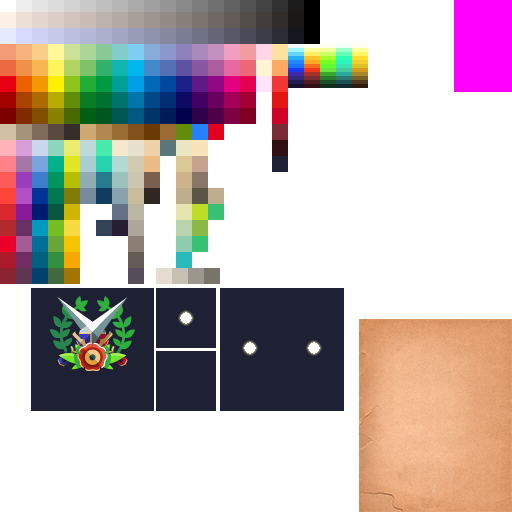
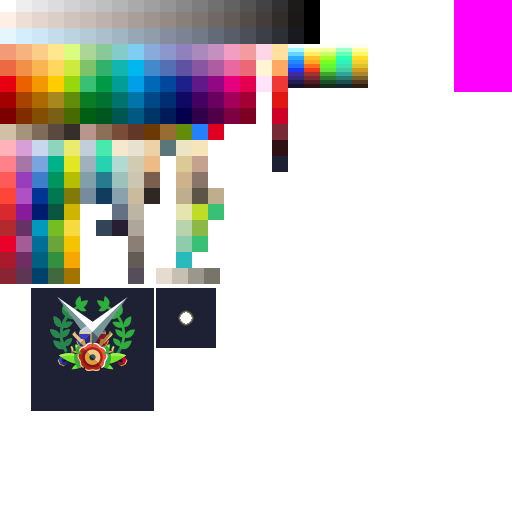
Layered file, before and after one edit (512×512). Changes by layer:
added layer "Layer 6" above "Group 1" over left=0, top=28, right=512, bottom=411
moved "Layer 8 copy 13" into group "Group 1" over left=0, top=28, right=512, bottom=512
